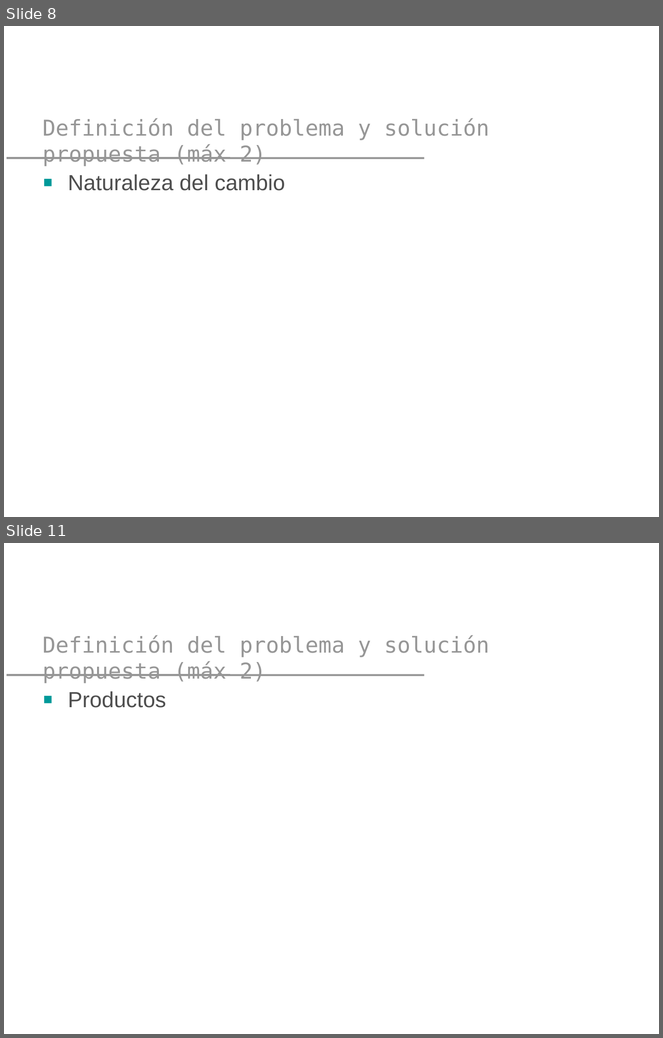
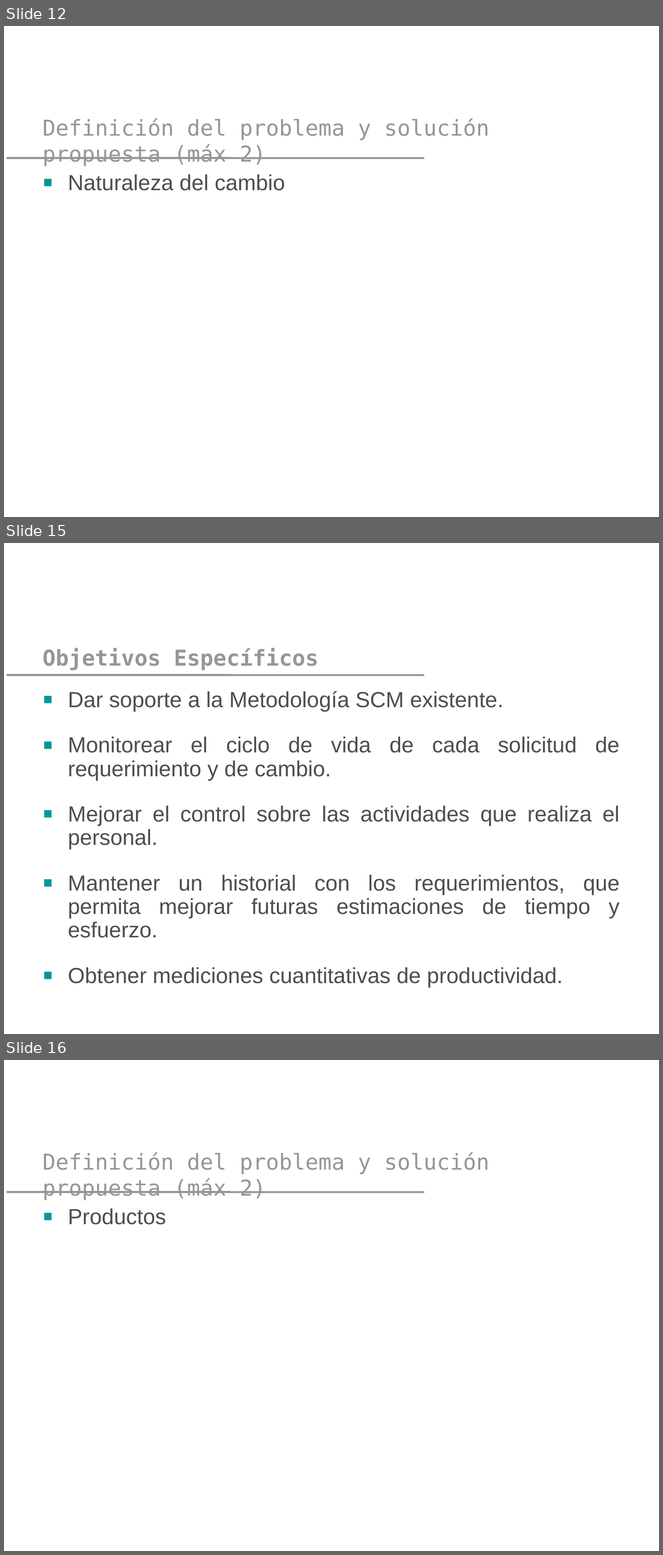
Before and after one commit to yano2h/TESIS, a slide deck: Presentaciones/Plantilla Pres 2_2012.pptx. Shown one above the other, each under a label of ours: slides 8 and 11 before the commit, slides 12, 15 and 16 after it; the slides between them are not shown. The pictures are 663x1038 and 663x1555 pixels, drawn with LibreOffice and Linux fonts; fonts in the diff are those of the drawing; background and template pictures are left out. Boxes give left, top, right and bottom in pixels: in the first picture for what was removed or moved away, otherwise in the second. Text is boxed around its words. In the diff, an @@ line names an element or a change of style, - is before the commit and + after.

```diff
--- a/Presentaciones/Plantilla Pres 2_2012.pptx
+++ b/Presentaciones/Plantilla Pres 2_2012.pptx
@@ slide 15 added at bbox=[4, 543, 659, 1034], background picture (left out); not listed: 1 template element that a slide beside it also shows @@
@@ title added at bbox=[42, 648, 319, 670], 24 pt, text #969696, bold @@
+Objetivos Específicos
@@ text added at bbox=[68, 691, 620, 988], 24 pt, text #4D4D4D @@
+■ Dar soporte a la Metodología SCM existente.
+■ Monitorear el ciclo de vida de cada solicitud de requerimiento y de cambio.
+■ Mejorar el control sobre las actividades que realiza el personal.
+■ Mantener un historial con los requerimientos, que permita mejorar futuras estimaciones de tiempo y esfuerzo.
+■ Obtener mediciones cuantitativas de productividad.
@@ what was slide 8 is now slide 12 @@
@@ what was slide 11 is now slide 16 @@
```
Also in this commit, not shown: 12 slides changed, 7 other slides added, 4 slides removed.
